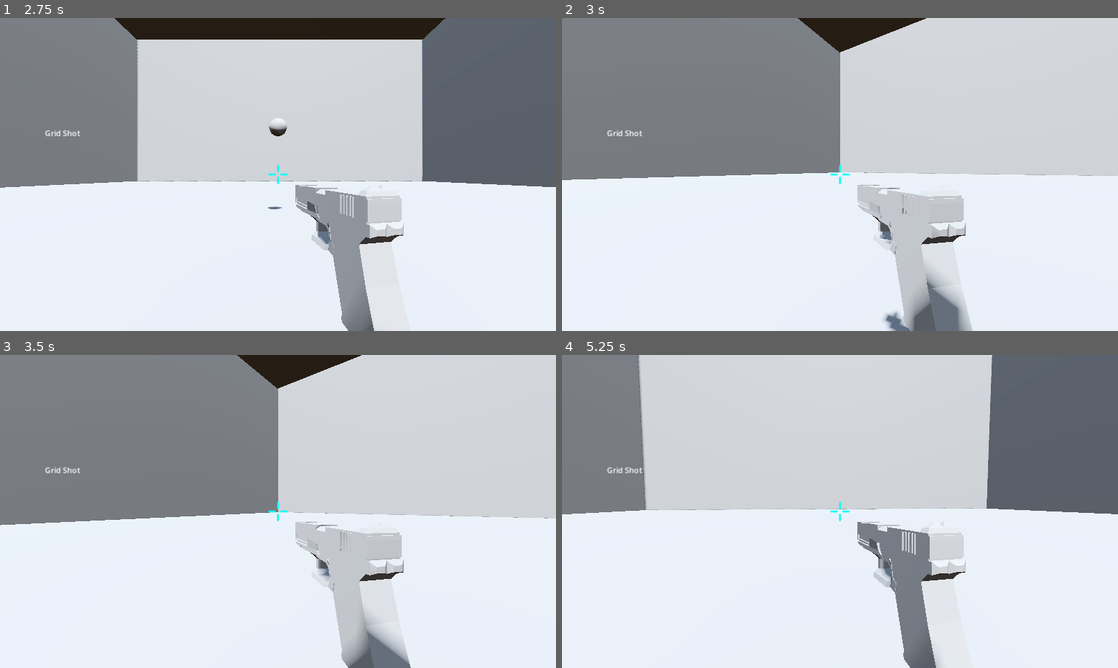
Above: before the commit, frames 1-4 (two rows, left to right).
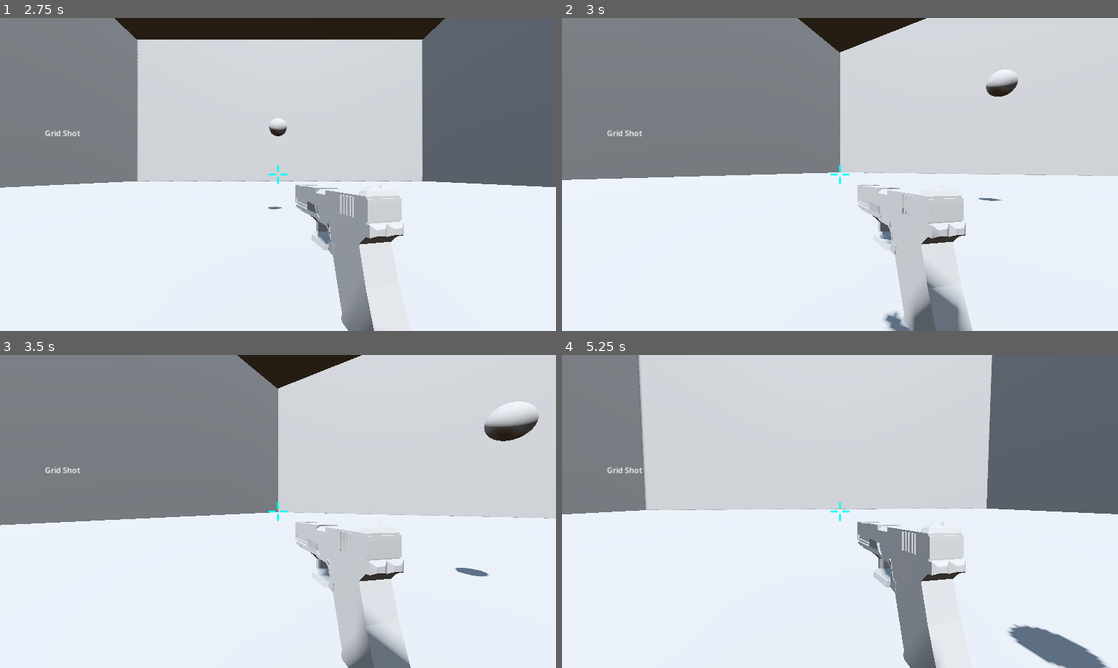
Above: after the commit, the same moments.

Repository: PureAsbestos/ie-aim
Game: Godot game, scene res://scenes/main.tscn
The game is run twice, just before and just after one commit, with the same random seed, the same clock (stepped at 60 frames per second) and the same inputs.
Inputs (mouse positions are in pixels of both pictures, inside the frame that each line leads up to):
- Up to frame 1 (2.75 s): click "Level Select" at 0.5 s; click "Grid Shot" at 1.25 s; tap Enter (ui_accept) at 2, 2.27 s; move the mouse to (305, 174) at 2.02 s; hold W (Forward) from 2.03 s (still down); click (305, 174) at 2.1 s
- Up to frame 2 (3 s): keep holding W (Forward); move the mouse to (812, 174) at 2.77 s; click (812, 174) at 2.85 s
- Up to frame 3 (3.5 s): keep holding W (Forward); tap Enter (ui_accept) at 3.02 s
- Up to frame 4 (5.25 s): keep holding W (Forward); move the mouse to (851, 505) at 3.52 s; click (851, 505) at 3.6 s; move the mouse to (834, 517) at 4.27 s; click (834, 517) at 4.35 s; tap Enter (ui_accept) at 4.52 s; move the mouse to (878, 514) at 5.02 s; click (878, 514) at 5.1 s

Frame 1 is identical in both runs. In frame 2, 0.3% of the frame differs, in the area x 74-82%, y 16-59%; in frame 3, 0.8%; in frame 4, 1.3%, in the area x 80-99%, y 86-100%.

Commit message:
Get shooting to work with raycast

Diff:
--- a/project.godot
+++ b/project.godot
@@ -26,7 +26,7 @@
 
 [editor_plugins]
 
-enabled=PackedStringArray("res://addons/zylann.hterrain/plugin.cfg")
+enabled=PackedStringArray()
 
 [input]
 
@@ -55,6 +55,11 @@
 "events": [Object(InputEventKey,"resource_local_to_scene":false,"resource_name":"","device":-1,"window_id":0,"alt_pressed":false,"shift_pressed":false,"ctrl_pressed":false,"meta_pressed":false,"pressed":false,"keycode":0,"physical_keycode":68,"key_label":0,"unicode":100,"echo":false,"script":null)
 ]
 }
+shoot={
+"deadzone": 0.5,
+"events": [Object(InputEventMouseButton,"resource_local_to_scene":false,"resource_name":"","device":-1,"window_id":0,"alt_pressed":false,"shift_pressed":false,"ctrl_pressed":false,"meta_pressed":false,"button_mask":0,"position":Vector2(0, 0),"global_position":Vector2(0, 0),"factor":1.0,"button_index":1,"canceled":false,"pressed":false,"double_click":false,"script":null)
+]
+}
 
 [rendering]
 
--- a/scenes/gun.tscn
+++ b/scenes/gun.tscn
@@ -1,9 +1,17 @@
-[gd_scene load_steps=2 format=3 uid="uid://dbmx0qunnoo20"]
+[gd_scene load_steps=3 format=3 uid="uid://e5cl6wybdqrf"]
 
+[ext_resource type="Script" path="res://scripts/gun.gd" id="1_uhspm"]
 [ext_resource type="ArrayMesh" uid="uid://dj5l47c22bk44" path="res://assets/Glock.obj" id="1_vs4ce"]
 
 [node name="Gun" type="Node3D"]
+script = ExtResource("1_uhspm")
 
 [node name="MeshInstance3D" type="MeshInstance3D" parent="."]
 transform = Transform3D(0.1, 0, 0, 0, -8.74228e-09, -0.1, 0, 0.2, -4.37114e-09, 0, 0, 0)
 mesh = ExtResource("1_vs4ce")
+
+[node name="RayCast3D" type="RayCast3D" parent="."]
+transform = Transform3D(1, 0, 0, 0, 1, 0, 0, 0, 1, 0.467503, 0.256961, 0)
+target_position = Vector3(500, 0, 0)
+hit_from_inside = true
+collide_with_areas = true
--- a/scenes/target.tscn
+++ b/scenes/target.tscn
@@ -14,8 +14,7 @@
 [node name="CollisionShape3D" type="CollisionShape3D" parent="hitBox"]
 shape = SubResource("SphereShape3D_ndvia")
 
-[node name="CSGMesh3D" type="CSGMesh3D" parent="hitBox/CollisionShape3D"]
+[node name="CSGMesh3D" type="CSGMesh3D" parent="hitBox"]
 mesh = SubResource("SphereMesh_fkarr")
 
-[connection signal="area_entered" from="hitBox" to="." method="_on_hit_box_area_entered"]
-[connection signal="body_entered" from="hitBox" to="." method="_on_hit_box_body_entered"]
+[connection signal="input_event" from="hitBox" to="." method="_on_hit_box_input_event"]
--- /dev/null
+++ b/scripts/gun.gd
@@ -0,0 +1,18 @@
+extends Node3D
+
+
+# Called when the node enters the scene tree for the first time.
+func _ready():
+	pass # Replace with function body.
+
+
+# Called every frame. 'delta' is the elapsed time since the previous frame.
+func _process(delta):
+	pass
+
+func _physics_process(delta):
+	if Input.is_action_just_pressed("shoot"):
+		if $RayCast3D.is_colliding():
+			var collider = $RayCast3D.get_collider()
+			if collider.owner.has_method("got_hit"):
+				collider.owner.got_hit()
--- a/scripts/target.gd
+++ b/scripts/target.gd
@@ -1,8 +1,4 @@
 extends Sprite3D
 
-func _ready():
-	Input.mouse_mode = Input.MOUSE_MODE_CAPTURED
-
-func _input(event: InputEvent):
-	if  event is InputEventMouseButton && event.pressed && event.button_index == MOUSE_BUTTON_LEFT:
-		get_parent().remove_child(self)
+func got_hit():
+	queue_free()
Not shown: 1 places in scenes/Character.tscn that only renumber resources
Not shown: 1 places in scenes/levels/gridShot.tscn that only renumber resources
Not shown: 1 places in scenes/target.tscn that only renumber resources
